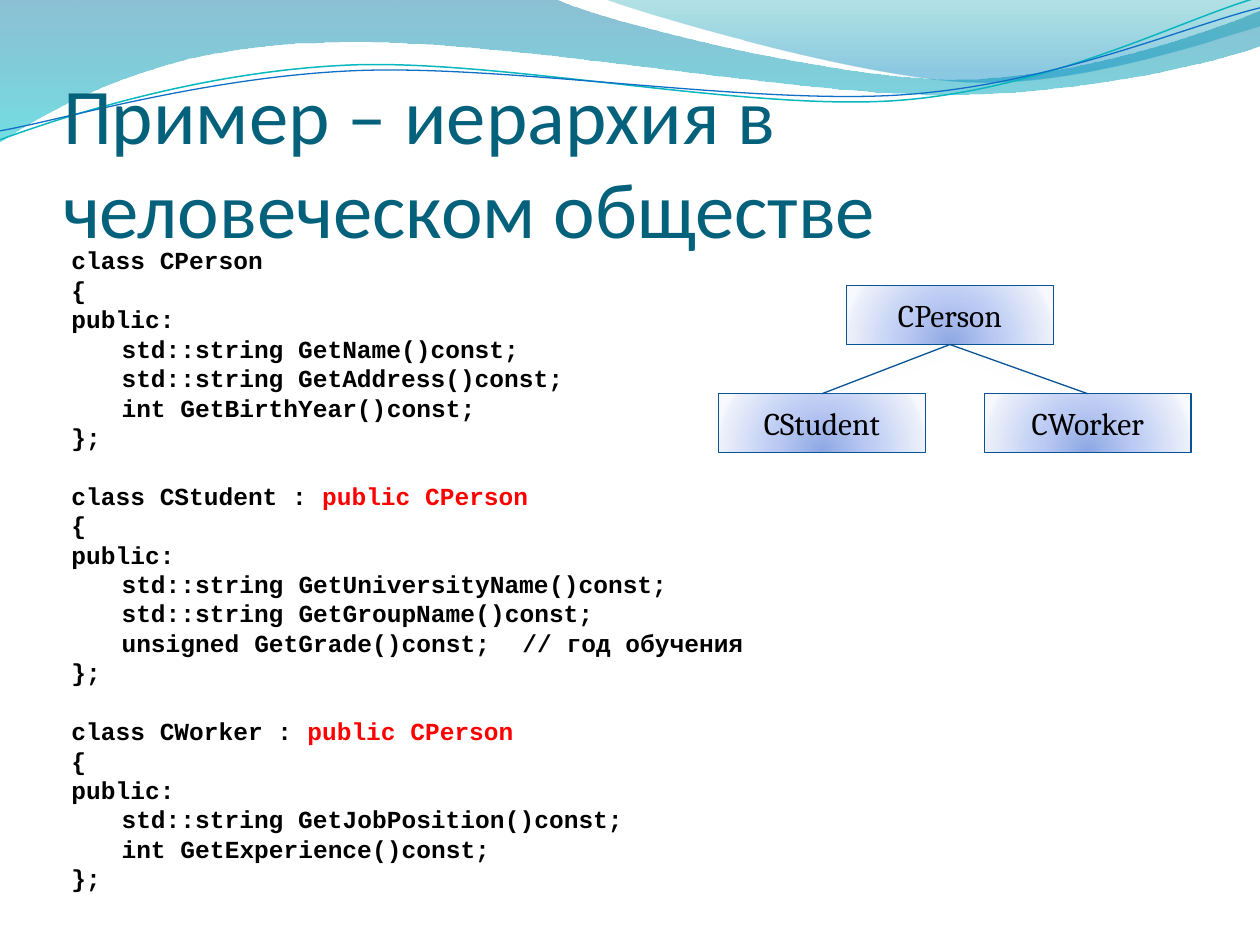
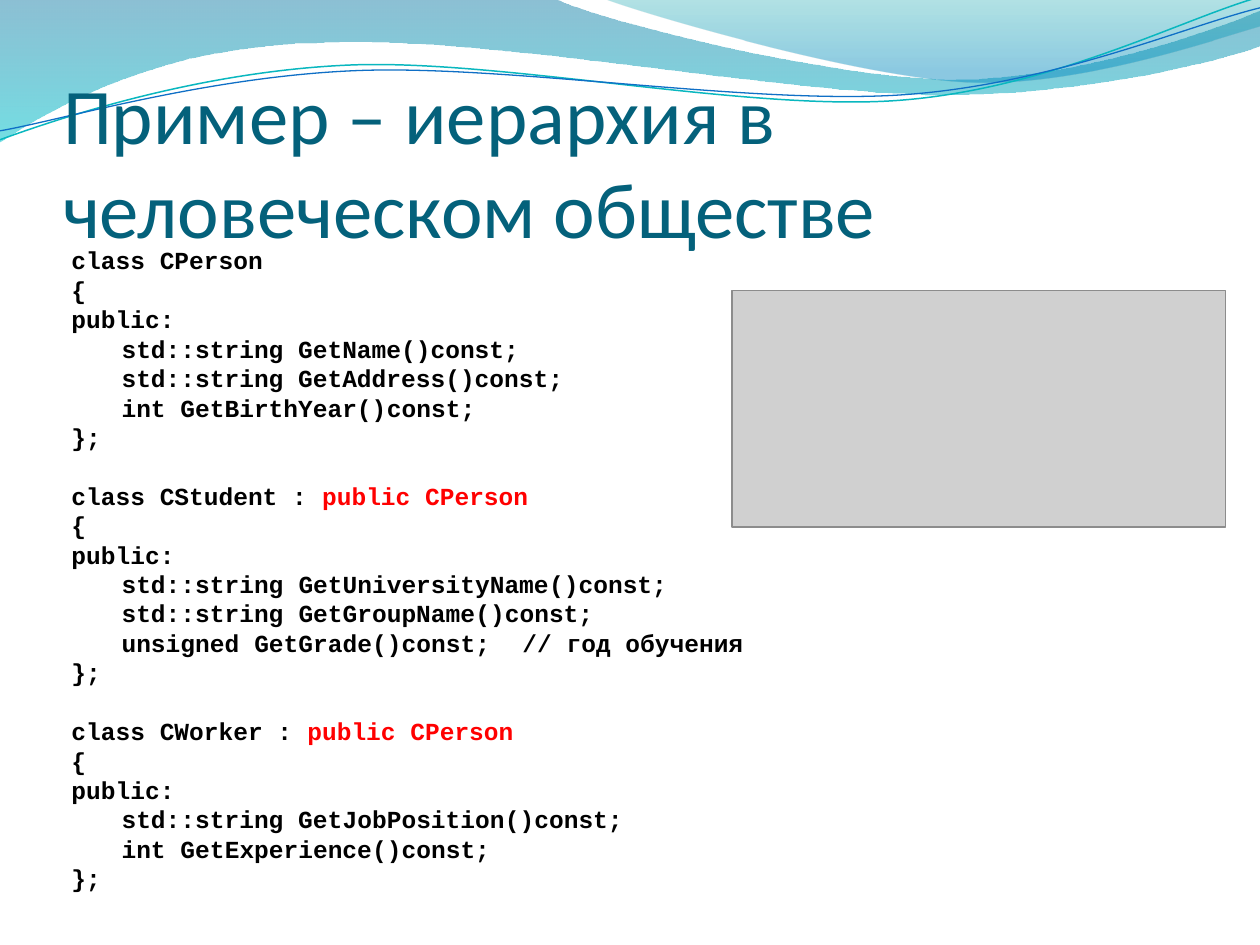
Before and after one commit to alexey-malov/oop, a slide deck: slide 47 of lectures/03/Наследование и полиморфизм.pptx. Drawn at 1260x945 pixels with LibreOffice and Linux fonts; fonts in the diff are those of the drawing; grey boxes stand for pictures; background and template pictures are left out. Boxes give left, top, right and bottom in pixels: in the first picture for what was removed or moved away, otherwise in the second. Text is boxed around its words. In the diff, an @@ line names an element or a change of style, - is before the commit and + after.

```diff
--- a/lectures/03/Наследование и полиморфизм.pptx
+++ b/lectures/03/Наследование и полиморфизм.pptx
@@ picture added at (x1=732, y1=291, x2=1225, y2=528) @@
@@ rectangle removed at (x1=847, y1=286, x2=1053, y2=345) @@
-CPerson
@@ line removed from (950, 344) to (822, 393) @@
@@ line removed from (950, 344) to (1087, 393) @@
@@ rectangle removed at (x1=718, y1=393, x2=925, y2=452) @@
-CStudent
@@ rectangle removed at (x1=984, y1=393, x2=1191, y2=452) @@
-CWorker
```
Also in this commit, not shown: 3 other slides changed, 1 other file.
